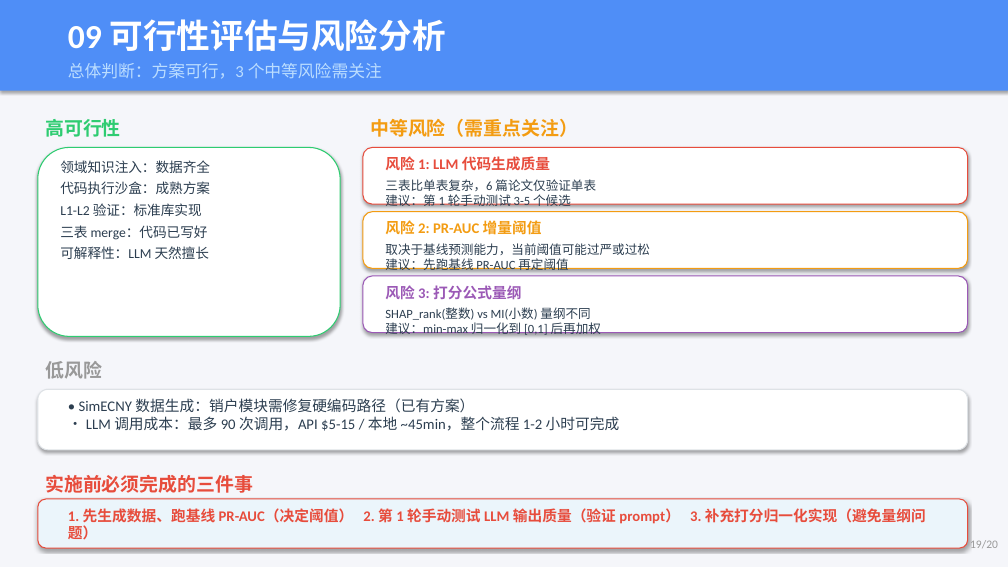
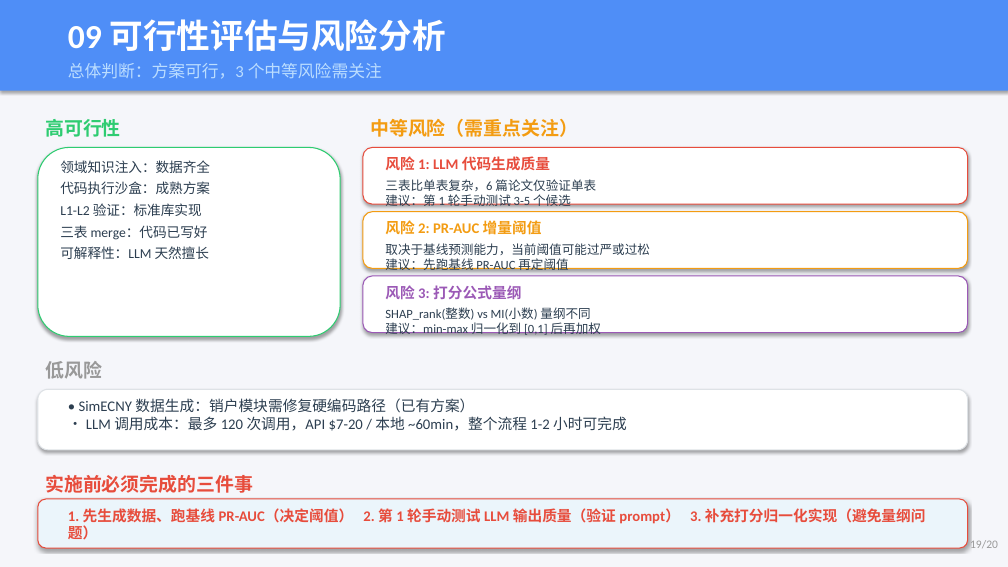
Before and after one commit to youchengsong/large-llm-create-feature, a slide deck: slide 19 of LLM_Feature_Engineering_Report.pptx. Drawn at 1008x567 pixels with LibreOffice and Linux fonts; fonts in the diff are those of the drawing. Boxes give left, top, right and bottom in pixels: in the first picture for what was removed or moved away, otherwise in the second. Text is boxed around its words. In the diff, an @@ line names an element or a change of style, - is before the commit and + after.

```diff
--- a/LLM_Feature_Engineering_Report.pptx
+++ b/LLM_Feature_Engineering_Report.pptx
@@ text at (79, 398, 627, 431): text changed @@
-• SimECNY 数据生成：销户模块需修复硬编码路径（已有方案）
-• LLM 调用成本：最多 90 次调用，API $5-15 / 本地 ~45min，整个流程 1-2 小时可完成
+• SimECNY 数据生成：销户模块需修复硬编码路径（已有方案）
+• LLM 调用成本：最多 120 次调用，API $7-20 / 本地 ~60min，整个流程 1-2 小时可完成
```
Also in this commit, not shown: 9 other slides changed, 1 slide added, 1 slide removed, 2 other files.
